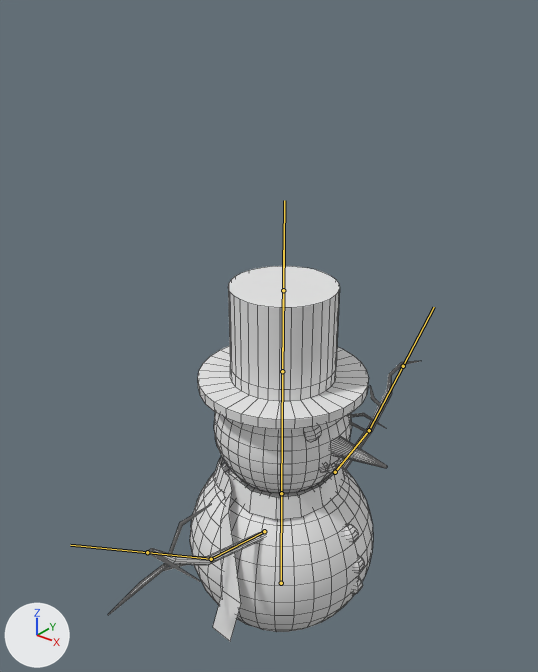
Renders of the FBX model Assets/Kyle/Models/Snow Man.fbx from each side of a commit.
Before and after are seen from a 50 mm camera at (2.15, -2.8, 3.43) aimed at (-0.06, -0.05, 1.72). The axes (+X, +Y, +Z) are drawn at lower left. The lights are the same throughout. The bones that bend it are drawn over the model as lines. Mesh edges are drawn as thin lines.

Objects in the first picture: 'Snow Man'.
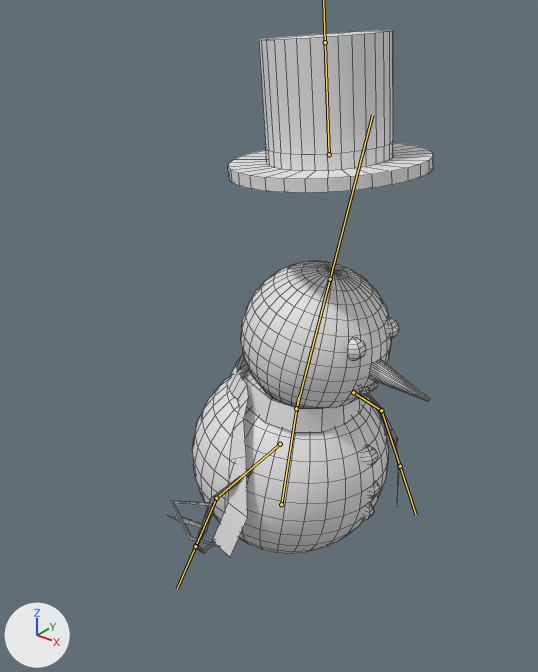
The newer file adds an action. The first version stands in its rest pose; the second is drawn at frame 20 of the action 'SnowMan|SnowManAction'.

The change in detail:
Bone 'SnowMan Body' (bone_snowman_body) moves from (0.0, 0.0, 0.0) to (0.0, 0.611, 0.0).
Bone 'SnowMan Body' (bone_snowman_body) turns from (0, 0, 0) to (-1, 0, -7) degrees about its own x, y and z.
Bone 'SnowMan Right Arm 1' (bone_snowman_right_arm_1) turns from (0, 0, 0) to (52, -20, 3) degrees about its own x, y and z.
Bone 'SnowMan Right Arm 2' (bone_snowman_right_arm_2) turns from (0, 0, 0) to (87, -16, -90) degrees about its own x, y and z.
Bone 'Snow Man Head' (bone_snow_man_head) turns from (0, 0, 0) to (0, 0, -5) degrees about its own x, y and z.
Bone 'SnowMan Left Arm 1' (bone_snowman_left_arm_1) turns from (0, 0, 0) to (-48, -4, -7) degrees about its own x, y and z.
Bone 'SnowMan Left Arm 2' (bone_snowman_left_arm_2) turns from (0, 0, 0) to (-51, -13, 3) degrees about its own x, y and z.
Bone 'SnowMan Hat' (bone_snowman_hat) moves from (0.0, 0.0, 0.0) to (0.25, 1.193, 0.0).
Bone 'SnowMan Hat' (bone_snowman_hat) turns from (0, 0, 0) to (0, 0, 5) degrees about its own x, y and z.

Pixel boxes (x1, y1, x2, y2) of what changed, in the pictures (538 x 672 px):
'Snow Man', posed (15% narrower, 40% taller)
    before: (108, 266, 420, 641)
    after: (168, 30, 433, 557)
bone 'SnowMan Body', root to tip
    before: (281, 583) to (281, 482)
    after: (281, 504) to (298, 397)
bone 'SnowMan Right Arm 1', root to tip
    before: (264, 531) to (211, 559)
    after: (280, 444) to (216, 498)
bone 'SnowMan Right Arm 2', root to tip
    before: (211, 559) to (147, 552)
    after: (216, 498) to (195, 546)
bone 'Snow Man Head', root to tip
    before: (281, 493) to (282, 371)
    after: (296, 408) to (330, 279)
bone 'SnowMan Left Arm 1', root to tip
    before: (335, 472) to (369, 430)
    after: (353, 392) to (381, 410)
bone 'SnowMan Left Arm 2', root to tip
    before: (369, 430) to (403, 366)
    after: (381, 410) to (400, 466)
bone 'SnowMan Hat', root to tip
    before: (282, 371) to (283, 290)
    after: (329, 154) to (325, 42)
